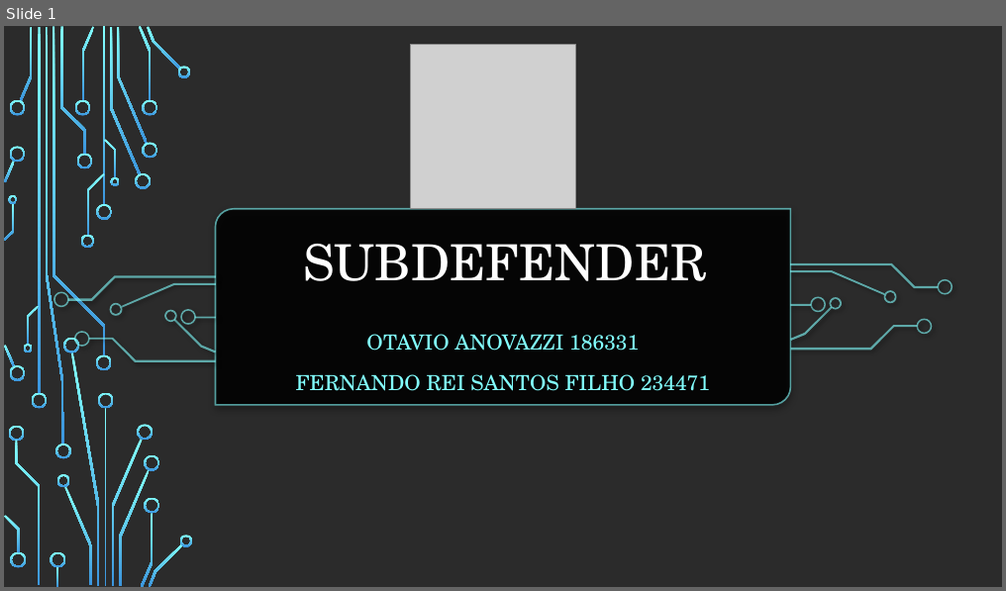
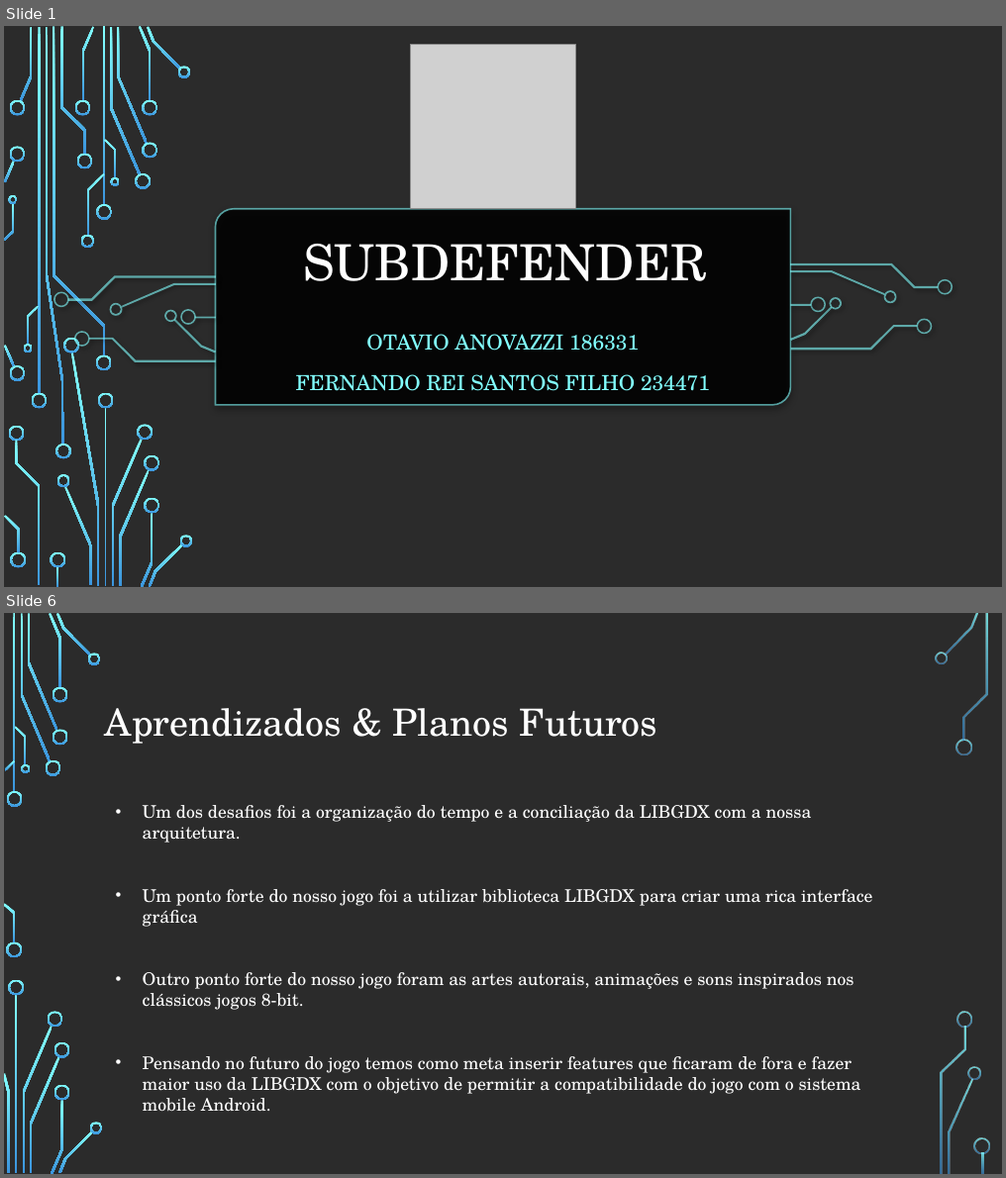
Before and after one commit to anovazzi1/SubDefender, a slide deck: assets/SUBDEFENDER.pptx. Shown one above the other, each under a label of ours: slide 1 before the commit, slides 1 and 6 after it; the slides between them are not shown. The pictures are 1006x591 and 1006x1178 pixels, drawn with LibreOffice and Linux fonts; fonts in the diff are those of the drawing; grey boxes stand for pictures; background and template pictures are left out; a plain dark background stands for a picture behind light text. Boxes give left, top, right and bottom in pixels: in the first picture for what was removed or moved away, otherwise in the second. Text is boxed around its words. In the diff, an @@ line names an element or a change of style, - is before the commit and + after.

Commit message:
Jogo Concluido

```diff
--- a/assets/SUBDEFENDER.pptx
+++ b/assets/SUBDEFENDER.pptx
@@ slide 6 added at bbox=[4, 613, 1002, 1174], background picture (left out) @@
@@ title added at bbox=[105, 708, 658, 744], 36 pt, text #FFFFFF @@
+Aprendizados & Planos Futuros
@@ text added at bbox=[143, 805, 872, 1094], 16.8 pt, text #FFFFFF @@
+• Um dos desafios foi a organização do tempo e a conciliação da LIBGDX com a nossa arquitetura.
+• Um ponto forte do nosso jogo foi a utilizar biblioteca LIBGDX para criar uma rica interface gráfica
+• Outro ponto forte do nosso jogo foram as artes autorais, animações e sons inspirados nos clássicos jogos 8-bit.
+• Pensando no futuro do jogo temos como meta inserir features que ficaram de fora e fazer maior uso da LIBGDX com o objetivo de permitir a compatibilidade do jogo com o sistema mobile Android.
@@ group added at bbox=[4, 613, 990, 1174]: 33 freeform shapes, 3 rectangles @@
```
Also in this commit, not shown: 1 slide changed, 3 other slides added, 4 slides removed, 22 other files.
